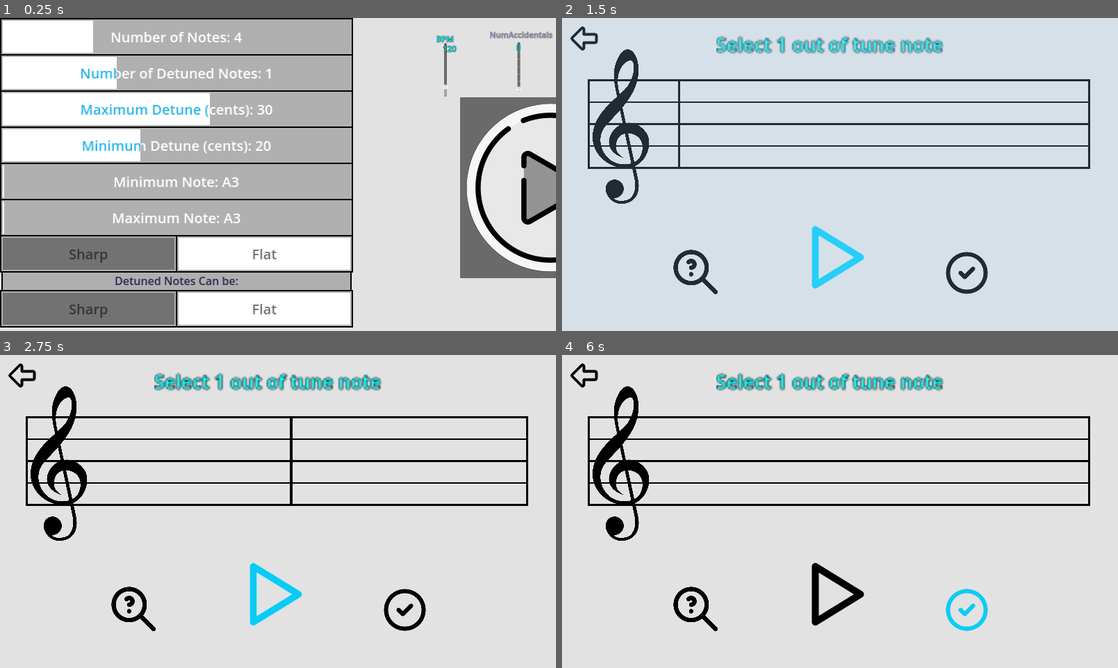
Above: before the commit, frames 1-4 (two rows, left to right).
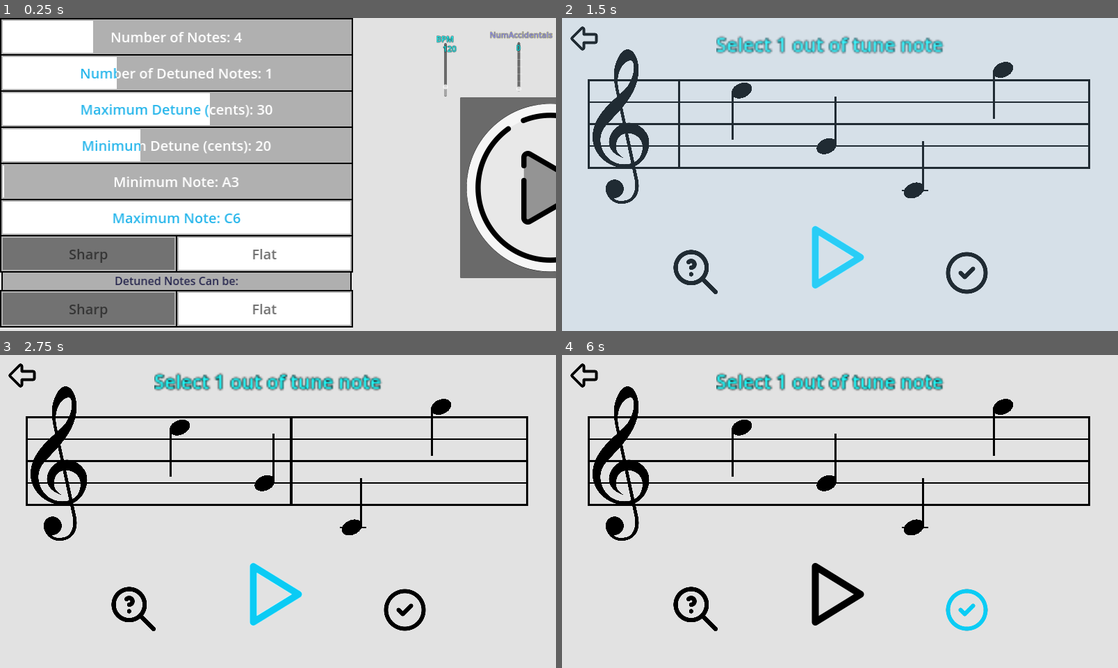
Above: after the commit, the same moments.

Repository: Sniggiho/COMP225-Reluna
Game: Godot game, scene res://Scenes/FreeplaySettingsMenu/FreeplaySettingsMenu.tscn
Two runs of this game, one before a commit and one after it. Both use one fixed random seed, a clock stepped at 60 frames per second and the inputs below. This scene is started directly instead of the project's main scene.
Inputs (mouse positions are in pixels of both pictures, inside the frame that each line leads up to):
- Up to frame 1 (0.25 s): no input
- Up to frame 2 (1.5 s): click (1112, 187) at 0.5 s; click (834, 255) at 1.25 s
- Up to frame 3 (2.75 s): click (272, 592) at 2 s
- Up to frame 4 (6 s): click (739, 426) at 2.77 s; click (967, 608) at 3.5 s; click (695, 608) at 4.25 s; click (584, 376) at 5.02 s; click "return" at 5.75 s

The runs differ from the first frame. In frame 1, 6.4% of the frame differs, in the area x 0-63%, y 58-69%; in frame 2, 0.7%; in frame 3, 0.7%; in frame 4, 0.7%.
Error before the commit: Modulo by zero error in operator '%'. (res://Scenes/TuneCreator/TuneCreator.gd:103)

Commit message:
min/max note sliders behave properly, display note names fixed

Diff:
--- a/Project/Scenes/FreeplaySettingsMenu/FreeplaySettingsMenu.tscn
+++ b/Project/Scenes/FreeplaySettingsMenu/FreeplaySettingsMenu.tscn
@@ -219,8 +219,10 @@
 [connection signal="value_changed" from="NotesSettings/MaxDetuneCents" to="NotesSettings/MaxDetuneCents" method="_on_value_changed_derived"]
 [connection signal="value_changed" from="NotesSettings/MaxDetuneCents" to="NotesSettings/MinDetuneCents" method="_on_max_detune_cents_value_changed"]
 [connection signal="value_changed" from="NotesSettings/MinDetuneCents" to="NotesSettings/MinDetuneCents" method="_on_value_changed_derived"]
+[connection signal="minNoteChanged" from="NotesSettings/MinNote" to="NotesSettings/MaxNote" method="_on_min_note_changed"]
 [connection signal="value_changed" from="NotesSettings/MinNote" to="NotesSettings/MinNote" method="_on_value_changed_derived"]
 [connection signal="value_changed" from="NotesSettings/MinNote" to="NotesSettings/MaxNote" method="_on_min_note_value_changed"]
+[connection signal="maxNoteChanged" from="NotesSettings/MaxNote" to="NotesSettings/MinNote" method="_on_max_note_changed"]
 [connection signal="value_changed" from="NotesSettings/MaxNote" to="NotesSettings/MinNote" method="_on_max_note_value_changed"]
 [connection signal="value_changed" from="NotesSettings/MaxNote" to="NotesSettings/MaxNote" method="_on_value_changed_derived"]
 [connection signal="buttonsChanged" from="NotesSettings/BySharps" to="NotesSettings/MinNote" method="_on_by_sharps_buttons_changed"]
--- a/Project/Scenes/FreeplaySettingsMenu/MaxNote2.gd
+++ b/Project/Scenes/FreeplaySettingsMenu/MaxNote2.gd
@@ -1,7 +1,9 @@
 @tool
 extends NewHSlider
 
-var highestNoteAllowed = "d6" # this is exclusive! meaning the highest is really c6
+signal maxNoteChanged
+
+var highestNoteAllowed = "c-6" # this is exclusive! meaning the highest is really c6
 var lowestNoteAllowed = "a3"
 
 var _tuneCreatorScene : PackedScene = preload("res://Scenes/TuneCreator/tune_creator.tscn")
@@ -16,19 +18,22 @@
 # Called when the node enters the scene tree for the first time.
 func _ready():
 	_ready2()
+	_key_updated()
 	value = len(key) -1#accidentals, bySharps, lowestNote, highestNote
-	_key_updated()
+	GLevelData.highestNote = key[value]
+	updateLabel(_tuneCreator.getPrintableNoteName(GLevelData.highestNote, GLevelData.bySharps))
 
 
 func _on_value_changed_derived(passedValue):
 	GLevelData.highestNote = key[value]
 	updateLabel(_tuneCreator.getPrintableNoteName(GLevelData.highestNote, GLevelData.bySharps))
+	maxNoteChanged.emit(value)
 	#GLevelData.highestNote = notes[value+1]
 	#updateLabel(notes[value])
 
 
-func _on_min_note_value_changed(passedValue):
-	minActualValue = passedValue
+#func _on_min_note_value_changed(passedValue):
+#	minActualValue = passedValue
 
 func _key_updated():
 	key  = _tuneCreator._createNoteArrayInKey(GLevelData.numAccidentals, GLevelData.bySharps, lowestNoteAllowed, highestNoteAllowed)
@@ -40,10 +45,13 @@
 	updateLabel(_tuneCreator.getPrintableNoteName(GLevelData.highestNote, GLevelData.bySharps))
 
 
-
 func _on_num_accidentals_value_changed(value):
 	_key_updated()
 
 
 func _on_by_sharps_buttons_changed():
 	_key_updated()
+
+
+func _on_min_note_changed(passedValue):
+	minActualValue = passedValue
--- a/Project/Scenes/FreeplaySettingsMenu/MinNote2.gd
+++ b/Project/Scenes/FreeplaySettingsMenu/MinNote2.gd
@@ -1,7 +1,9 @@
 @tool
 extends NewHSlider
 
-var highestNoteAllowed = "d6" # this is exclusive! meaning the highest is really c6
+signal minNoteChanged
+
+var highestNoteAllowed = "c-6" # this is exclusive! meaning the highest is really c6
 var lowestNoteAllowed = "a3"
 
 var _tuneCreatorScene : PackedScene = preload("res://Scenes/TuneCreator/tune_creator.tscn")
@@ -13,21 +15,26 @@
 	_tuneCreator = _tuneCreatorScene.instantiate()
 	add_child(_tuneCreator)
 
+
 # Called when the node enters the scene tree for the first time.
 func _ready():
 	_ready2()
 	value = 0
+	_key_updated()
 	maxActualValue = len(key)-1
 	max_value = len(key)-1
-	_key_updated()
+
 
 func _on_value_changed_derived(passedValue):
 	GLevelData.lowestNote = key[value]
 	updateLabel(_tuneCreator.getPrintableNoteName(GLevelData.lowestNote, GLevelData.bySharps))
+	minNoteChanged.emit(value)
+
+#func _on_max_note_value_changed(passedValue):
+#	print("max note value changed called with passed value = ", passedValue)
+#	maxActualValue = passedValue
 
 
-func _on_max_note_value_changed(passedValue):
-	maxActualValue = passedValue
 
 func _key_updated():
 	key  = _tuneCreator._createNoteArrayInKey(GLevelData.numAccidentals, GLevelData.bySharps, lowestNoteAllowed, highestNoteAllowed)
@@ -36,6 +43,7 @@
 	GLevelData.lowestNote = key[value]
 	updateLabel(_tuneCreator.getPrintableNoteName(GLevelData.lowestNote, GLevelData.bySharps))
 	maxActualValue = min(maxActualValue, len(key)-1)
+	max_value = len(key)-1
 
 
 func _on_by_sharps_buttons_changed():
@@ -44,3 +52,8 @@
 
 func _on_num_accidentals_value_changed(value):
 	_key_updated()
+
+
+func _on_max_note_changed(passedValue):
+	print("new signal called with passed value: ", passedValue)
+	maxActualValue = passedValue
--- a/Project/Scenes/NewHSlider/NewHSlider.gd
+++ b/Project/Scenes/NewHSlider/NewHSlider.gd
@@ -92,9 +92,10 @@
 
 
 func _on_value_changed_newhslider_base(passedValue) -> void:
+	print("value = ", passedValue, " maxActual = ", maxActualValue, " minActual = ", minActualValue)
 	value = max(minActualValue, min(maxActualValue, passedValue))
+	print("value is ", value)
 	_updateSelectedSize()
-
 
 func updateLabel(label : String) -> void:
 	$CenterContainer/Text.updateLabel(label)
--- a/Project/Scenes/TuneCreator/TuneCreator.gd
+++ b/Project/Scenes/TuneCreator/TuneCreator.gd
@@ -233,6 +233,9 @@
 		if bySharps:
 			n = n.replace("-", "#")
 		else:
+			var noteNames = ["A", "B", "C", "D", "E", "F", "G", "A"]
+			var enharmonicIdx = noteNames.find(n[0])
+			n = noteNames[enharmonicIdx+1]+ n.right(-1)
 			n = n.replace("-", "♭")
 	return n
 
